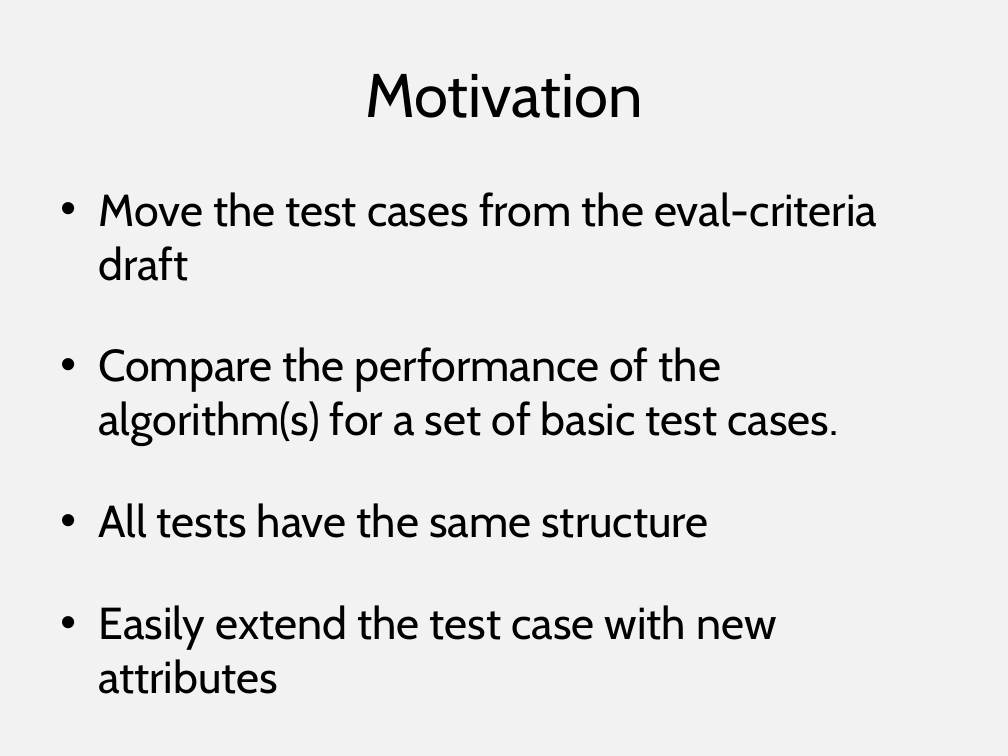
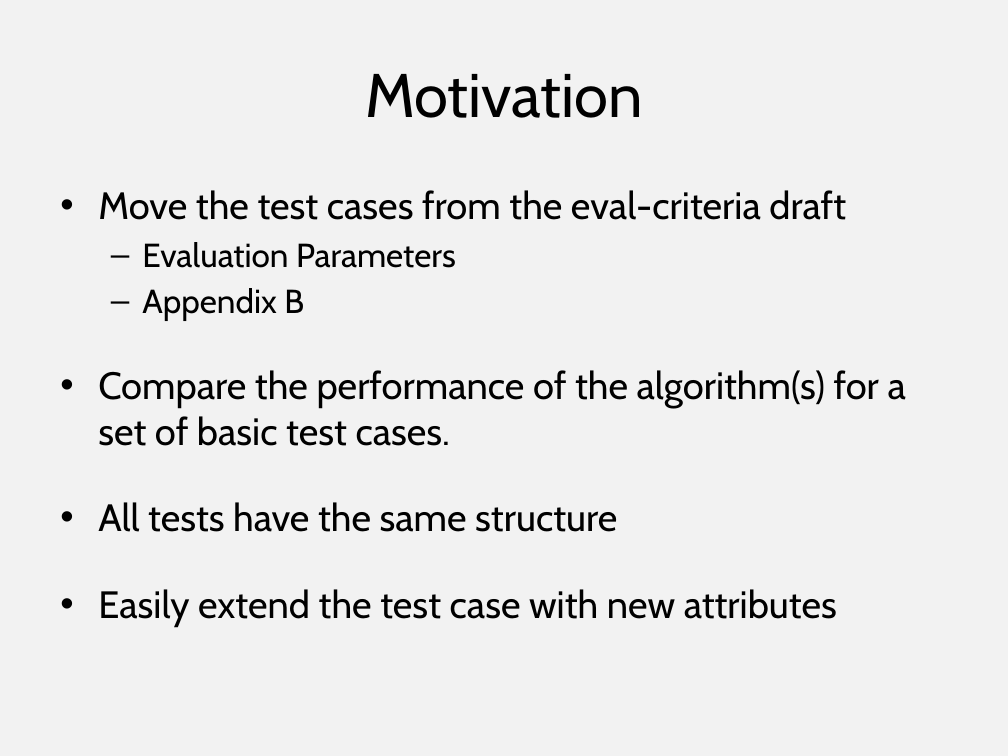
Before and after one commit to vr000m/rmcat-eval-test, a slide deck: slide 2 of 89-sarker-rmcat-eval-test.pptx (slide 3 before the commit). Drawn at 1008x756 pixels with LibreOffice and Linux fonts; fonts in the diff are those of the drawing. Boxes give left, top, right and bottom in pixels: in the first picture for what was removed or moved away, otherwise in the second. Text is boxed around its words. In the diff, an @@ line names an element or a change of style, - is before the commit and + after.

```diff
--- a/89-sarker-rmcat-eval-test.pptx
+++ b/89-sarker-rmcat-eval-test.pptx
@@ text at (98, 190, 906, 627): size 32 to 27.2 pt in "Move the test cases from the eval-criteria ...", "Compare the performance of the algorithm(s) for ...", "All tests have the same structure", "Easily extend the test case with new ..." @@
@@ text at (142, 242, 456, 321): paragraphs added @@
+  – Evaluation Parameters
+  – Appendix B
```
Also in this commit, not shown: 1 other slide changed, 1 slide removed, 1 other file.
